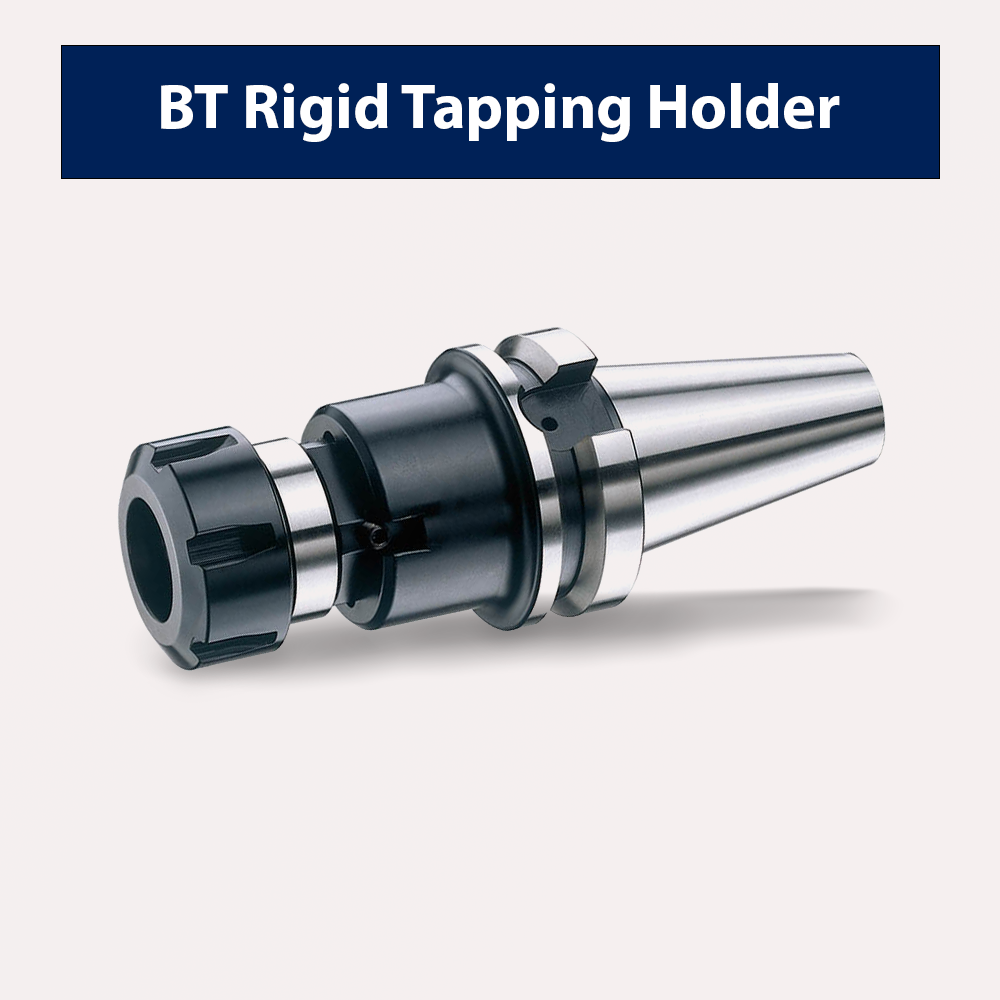
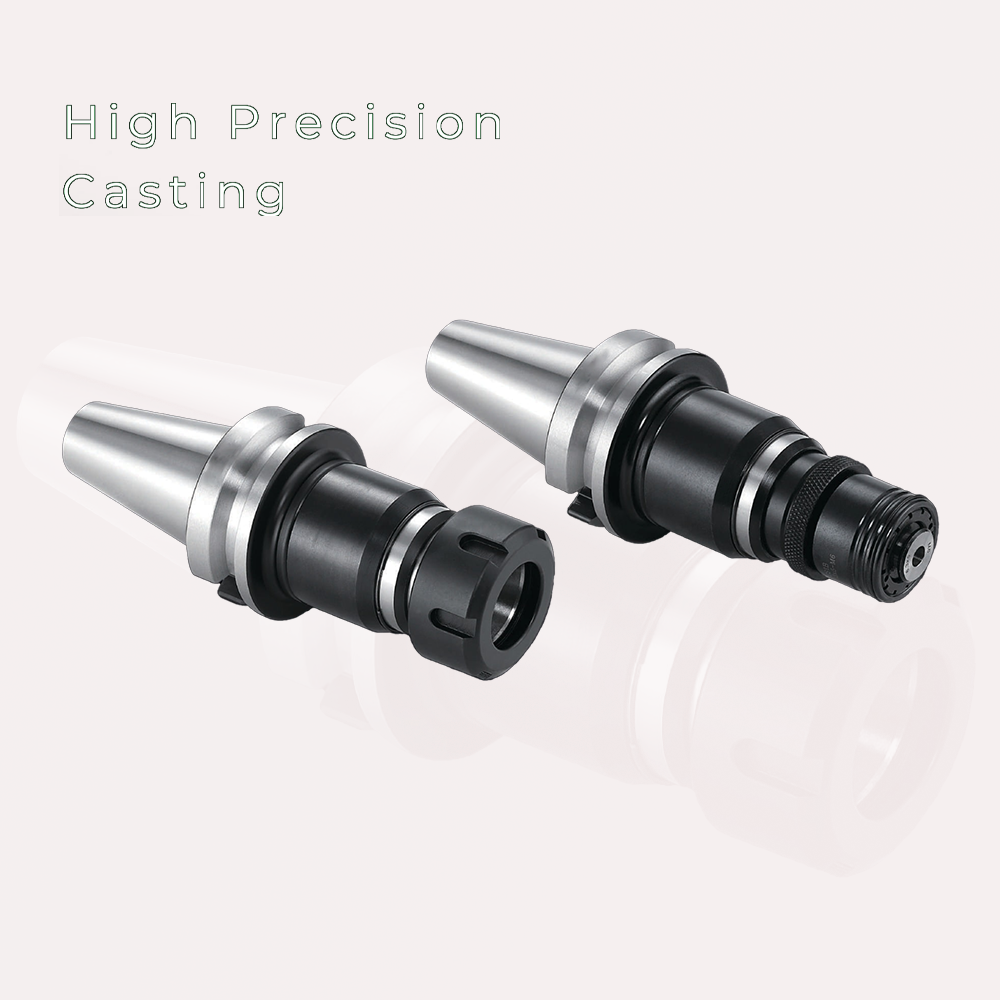
Layers edited between the first and the second 1000 x 1000 image:
added layer "Layer 10" above "bt-tension-compression-tapping-holder" over [59, 103, 500, 216]
added group "anh-chu-de-sp" with 3 layers in group "bt-tension-compression-tapping-holder" over [61, 319, 940, 877]
added layer "Layer 5" in group "anh-chu-de-sp" over [425, 319, 940, 604]
added layer "Layer 6" in group "anh-chu-de-sp" over [61, 401, 556, 681]
"Layer 7": opacity 50% → 100%, blend normal → darken, moved it into group "hinh-chu-de", painted on it over [117, 103, 904, 728]
hid group "hinh-dai-dien copy" (8 layers) over [61, 45, 940, 877]
hid group "anh-san-pham" (3 layers) over [61, 45, 940, 701]
renamed "BT Rigid Tapping Holder" to "BT Tension Compression Tapping Holder", painted on it over [88, 83, 912, 142]
removed layer "Layer 7 copy 2" (was darken) from group "anh-san-pham" over [113, 320, 890, 676]
removed layer "Layer 7 copy" (was 50%) from group "anh-san-pham" over [139, 589, 652, 701]
added layer "Layer 1" (overlay, 50%) above "Gradient Fill 1" over [16, 335, 976, 877]